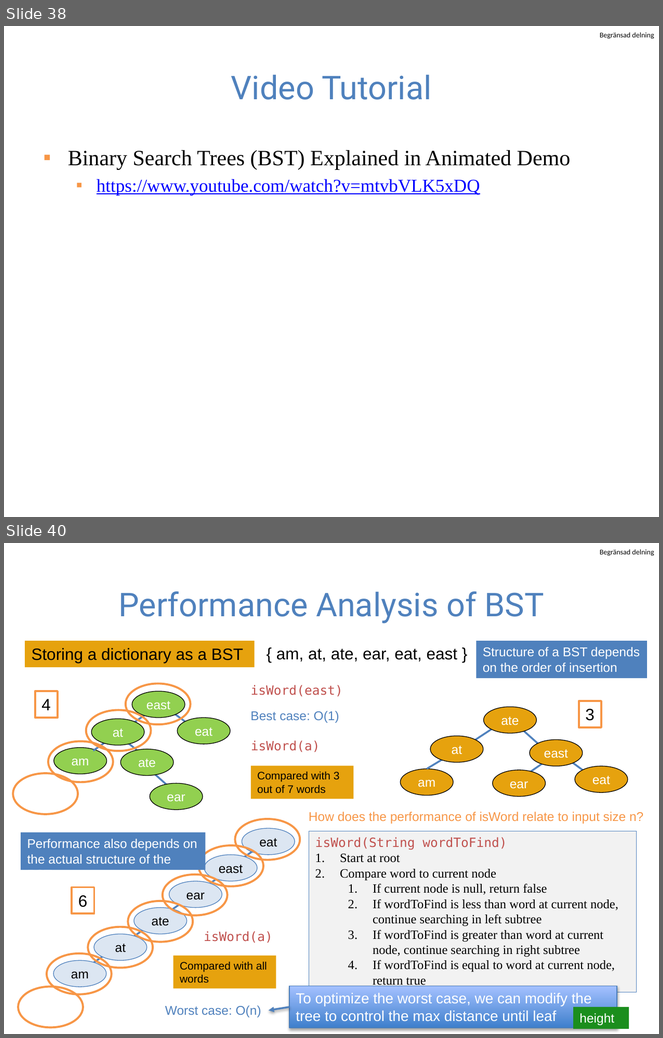
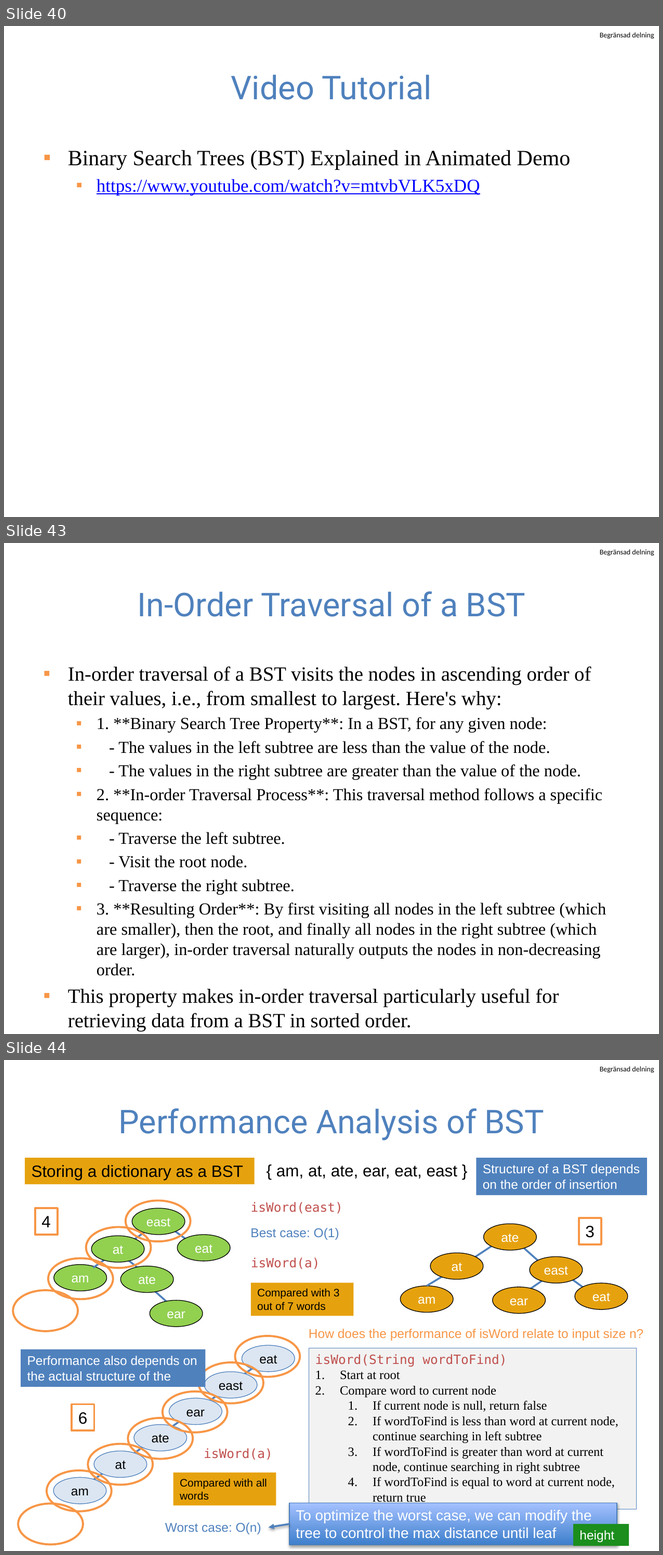
Before and after one commit to guhofstra/CSC111Fa25, a slide deck: PPTs/Lecture 8-binary search tree and trie.pptx. Shown one above the other, each under a label of ours: slides 38 and 40 before the commit, slides 40, 43 and 44 after it; the slides between them are not shown. The pictures are 663x1038 and 663x1555 pixels, drawn with LibreOffice and Linux fonts; fonts in the diff are those of the drawing. Boxes give left, top, right and bottom in pixels: in the first picture for what was removed or moved away, otherwise in the second. Text is boxed around its words. In the diff, an @@ line names an element or a change of style, - is before the commit and + after.

```diff
--- a/PPTs/Lecture 8-binary search tree and trie.pptx
+++ b/PPTs/Lecture 8-binary search tree and trie.pptx
@@ slide 43 added at (4, 543, 659, 1034), background #FFFFFF; not listed: 1 template element that a slide beside it also shows @@
@@ title added at (137, 591, 526, 617), 36 pt, text #4F81BD @@
+In-Order Traversal of a BST
@@ text added at (68, 666, 606, 1031), 18.5 pt, text #000000 @@
+▪ In-order traversal of a BST visits the nodes in ascending order of their values, i.e., from smallest to largest. Here's why:
+  ▪ 1. **Binary Search Tree Property**: In a BST, for any given node:
+  ▪ - The values in the left subtree are less than the value of the node.
+  ▪ - The values in the right subtree are greater than the value of the node.
+  ▪ 2. **In-order Traversal Process**: This traversal method follows a specific sequence:
+  ▪ - Traverse the left subtree.
+  ▪ - Visit the root node.
+  ▪ - Traverse the right subtree.
+  ▪ 3. **Resulting Order**: By first visiting all nodes in the left subtree (which are smaller), then the root, and finally all nodes in the right subtree (which are larger), in-order traversal naturally outputs the nodes in non-decreasing order.
+▪ This property makes in-order traversal particularly useful for retrieving data from a BST in sorted order.
@@ what was slide 38 is now slide 40 @@
@@ what was slide 40 is now slide 44 @@
```
Also in this commit, not shown: 3 slides changed, 3 other slides added, 1 slide removed, 7 other files.
